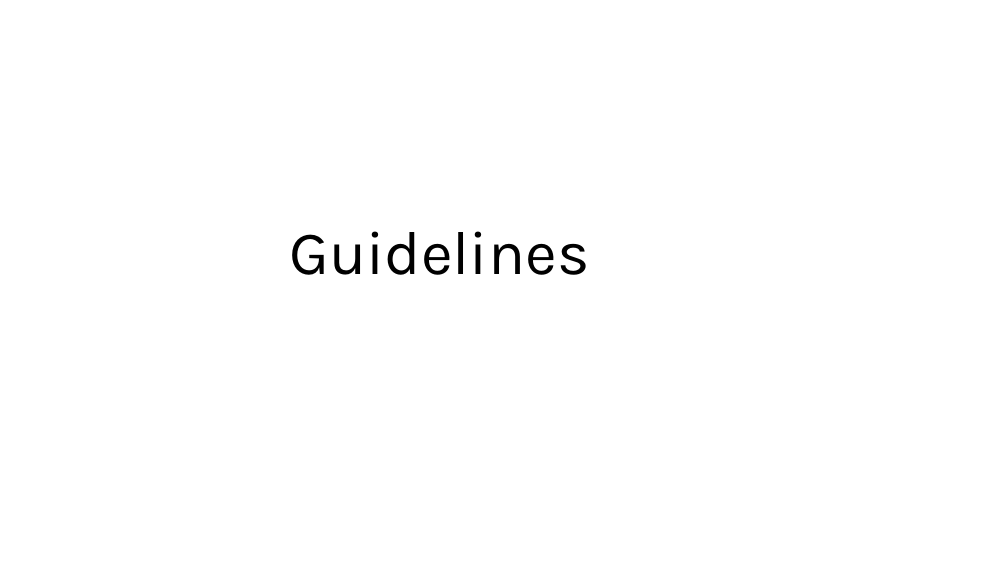
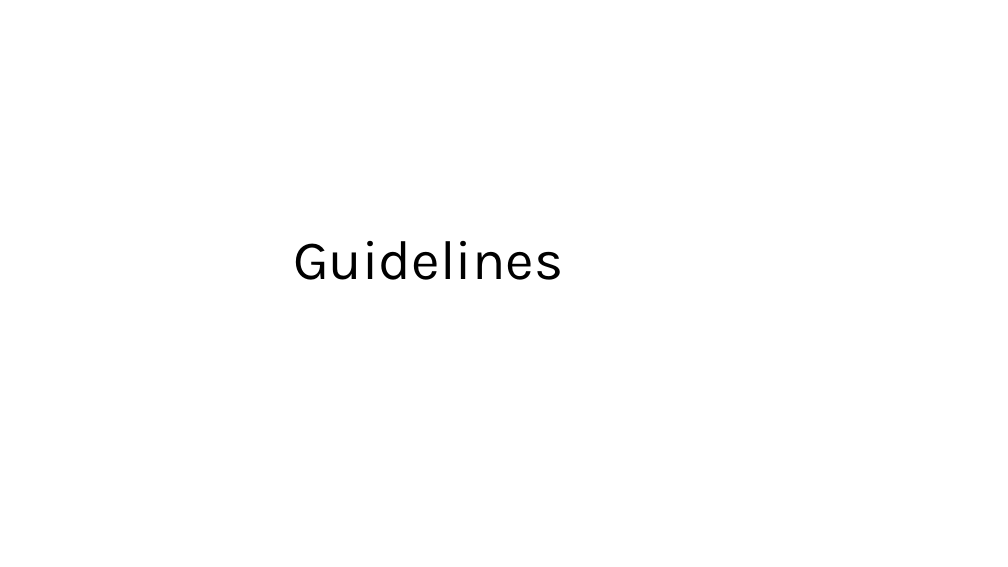
Before and after one commit to vaishnavitv/Assets-and-Publications, a slide deck: slide 28 of Speaking-Engagements/2024/Accessiblity/ND-Product-Design.pptx. Drawn at 1008x567 pixels with LibreOffice and Linux fonts; fonts in the diff are those of the drawing. Boxes give left, top, right and bottom in pixels: in the first picture for what was removed or moved away, otherwise in the second. Text is boxed around its words. In the diff, an @@ line names an element or a change of style, - is before the commit and + after.

```diff
--- a/Speaking-Engagements/2024/Accessiblity/ND-Product-Design.pptx
+++ b/Speaking-Engagements/2024/Accessiblity/ND-Product-Design.pptx
@@ title "Guidelines": place and size @@
-title "Guidelines" at (289,231,589,275)
+title "Guidelines" at (293,241,563,280)
@@ title "Guidelines" at (293,241,563,280): size 44 to 39.6 pt @@
```
Also in this commit, not shown: 2 other slides changed, 2 slides added.
